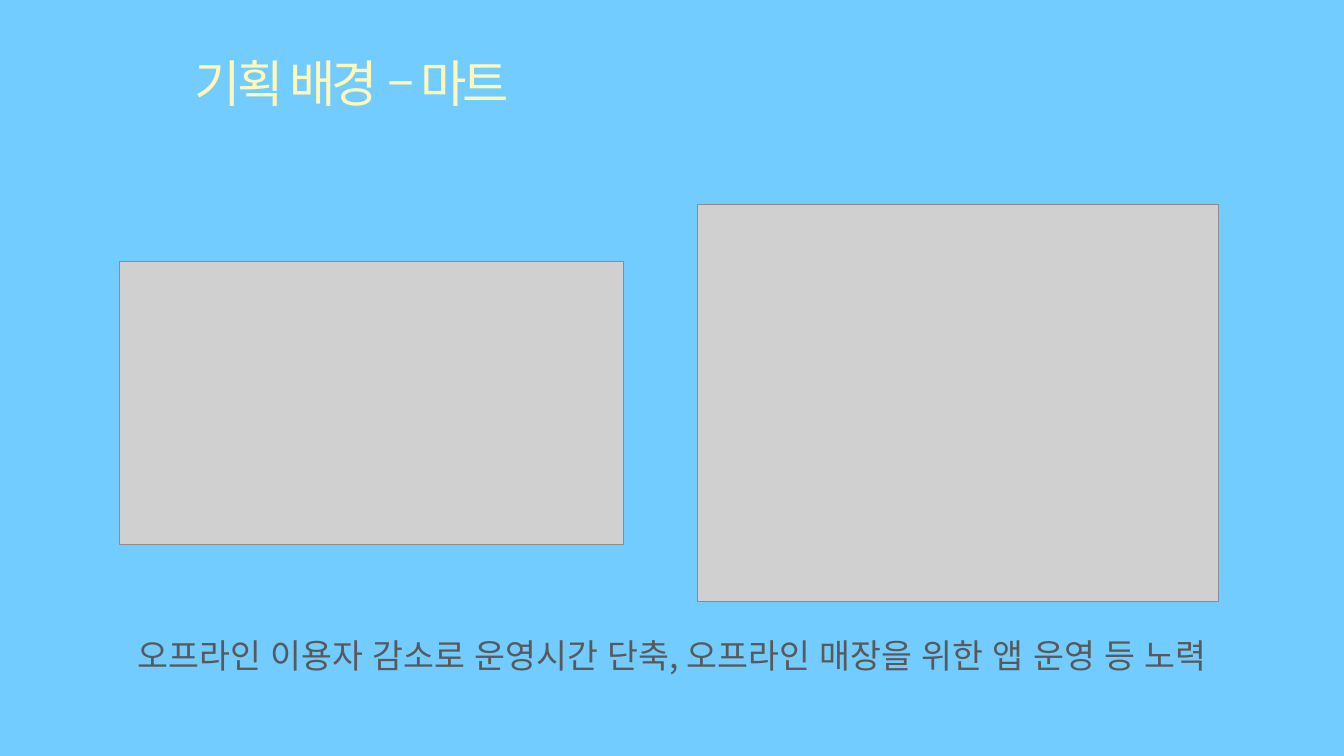
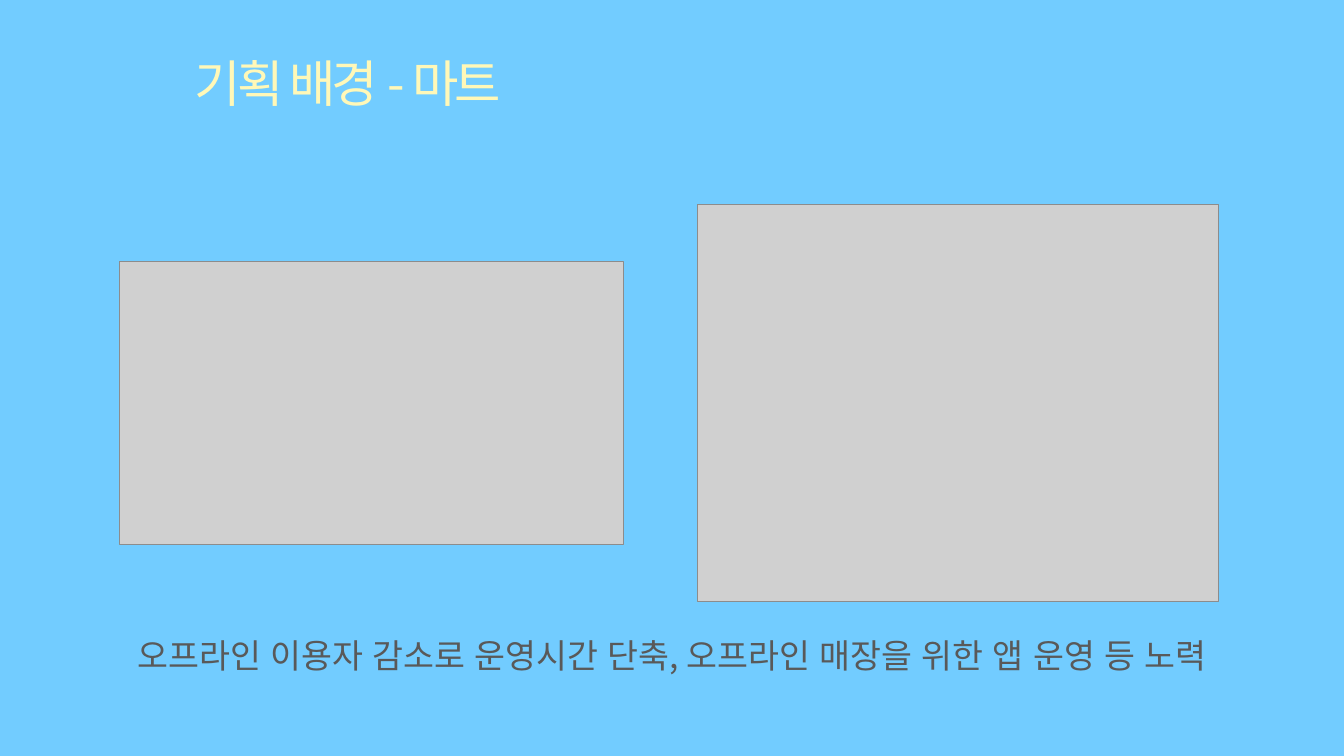
Before and after one commit to eunbicho/mmARt, a slide deck: slide 5 of A405최종발표.pptx. Drawn at 1344x756 pixels with LibreOffice and Linux fonts; fonts in the diff are those of the drawing; grey boxes stand for pictures; background and template pictures are left out. Boxes give left, top, right and bottom in pixels: in the first picture for what was removed or moved away, otherwise in the second. Text is boxed around its words. In the diff, an @@ line names an element or a change of style, - is before the commit and + after.

```diff
--- a/A405최종발표.pptx
+++ b/A405최종발표.pptx
@@ title at <box>195,60,501,106</box>: text changed @@
-기획 배경 – 마트
+기획 배경 - 마트
```
Also in this commit, not shown: 5 other slides changed, 5 slides added, 3 slides removed.
